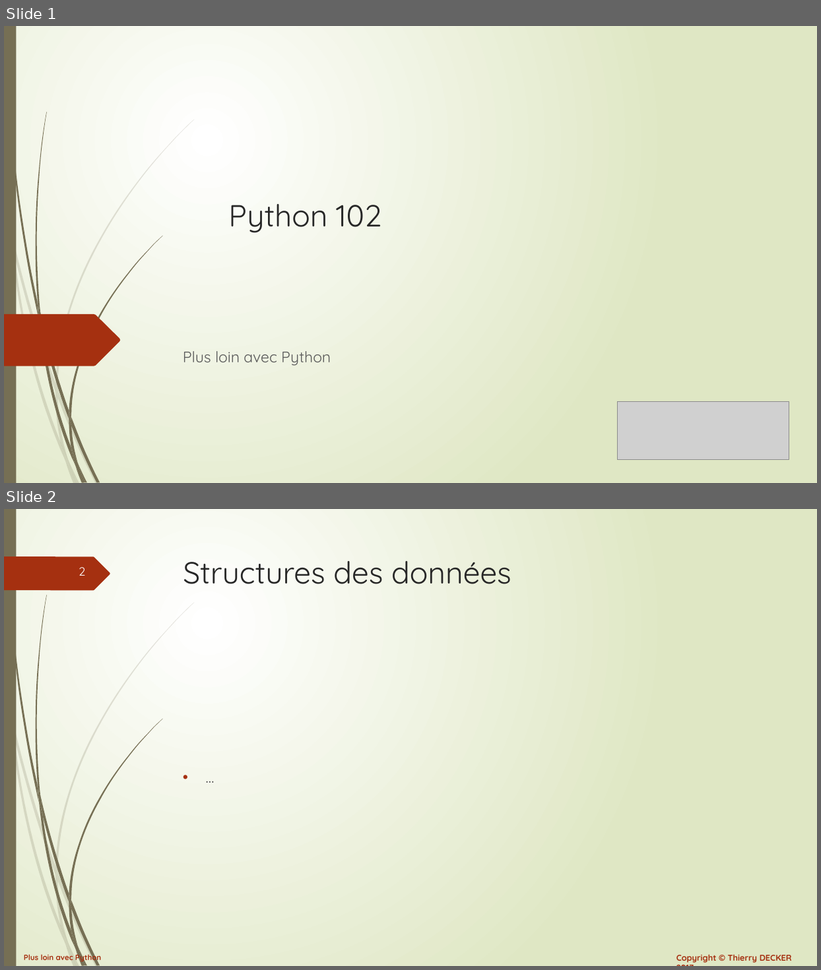
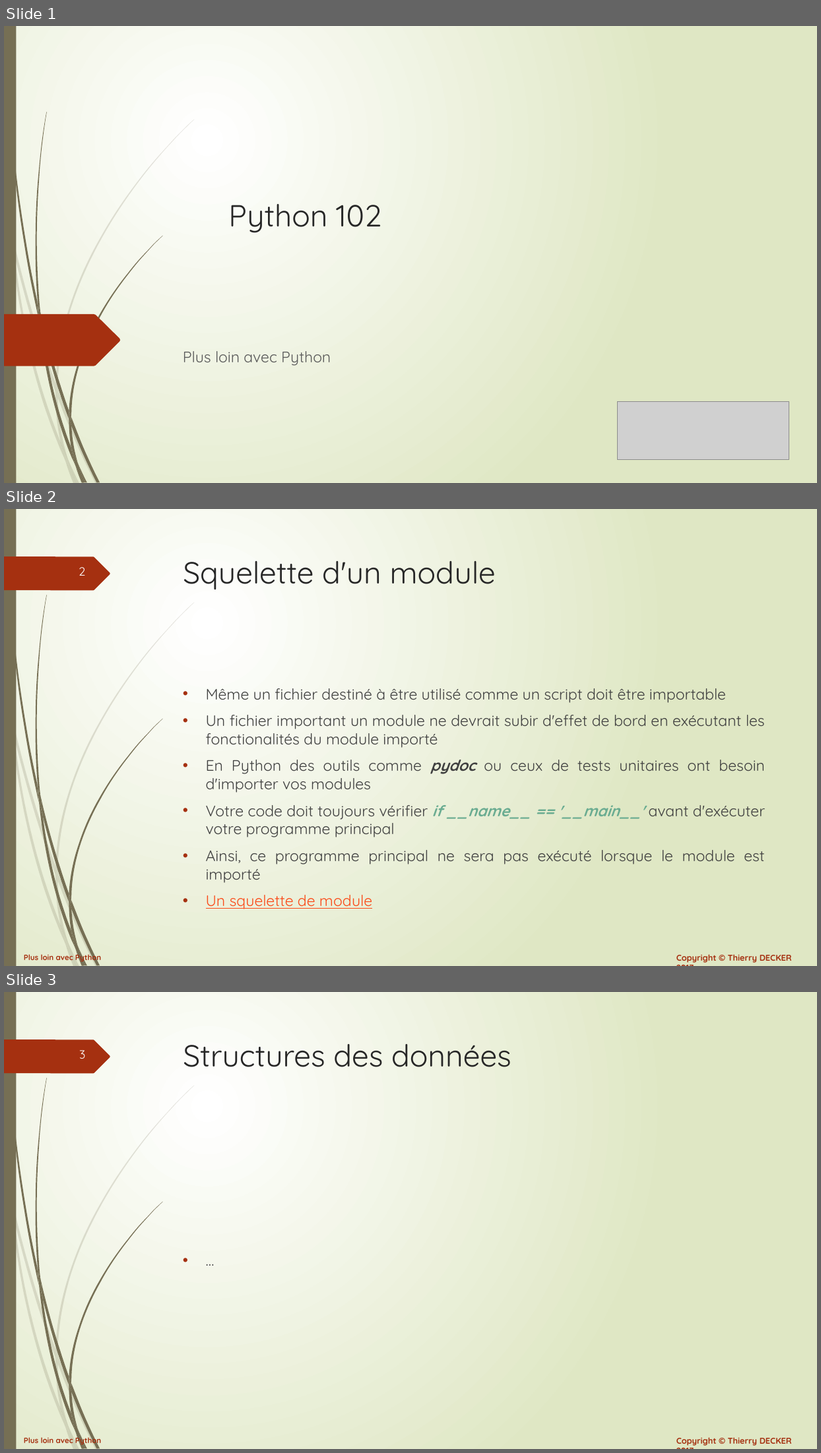
Before and after one commit to VikmanTheRacoon/learning-python, a slide deck: documentations/python-102.pptx. Shown one above the other, each under a label of ours: slides 1 and 2 before the commit, slides 1, 2 and 3 after it. The pictures are 821x970 and 821x1453 pixels, drawn with LibreOffice and Linux fonts; fonts in the diff are those of the drawing; grey boxes stand for pictures. Boxes give left, top, right and bottom in pixels: in the first picture for what was removed or moved away, otherwise in the second. Text is boxed around its words. In the diff, an @@ line names an element or a change of style, - is before the commit and + after.

```diff
--- a/documentations/python-102.pptx
+++ b/documentations/python-102.pptx
@@ slide 2 added at [4,509,817,966], background gradient #FFFFFF to #DFE8C4; not listed: 27 template elements that a slide beside it also shows @@
@@ title added at [183,561,496,590], 36 pt, text #262626 @@
+Squelette d'un module
@@ text added at [206,689,765,910], 18 pt, text #404040 @@
+• Même un fichier destiné à être utilisé comme un script doit être importable
+• Un fichier important un module ne devrait subir d'effet de bord en exécutant les fonctionalités du module importé
+• En Python des outils comme pydoc ou ceux de tests unitaires ont besoin d'importer vos modules
+• Votre code doit toujours vérifier if __name__ == '__main__' avant d'exécuter votre programme principal
+• Ainsi, ce programme principal ne sera pas exécuté lorsque le module est importé
+• Un squelette de module
@@ what was slide 2 is now slide 3 @@
@@ page number at [79,1050,85,1059]: text changed @@
-2
+3
```
Also in this commit, not shown: 1 other file.
